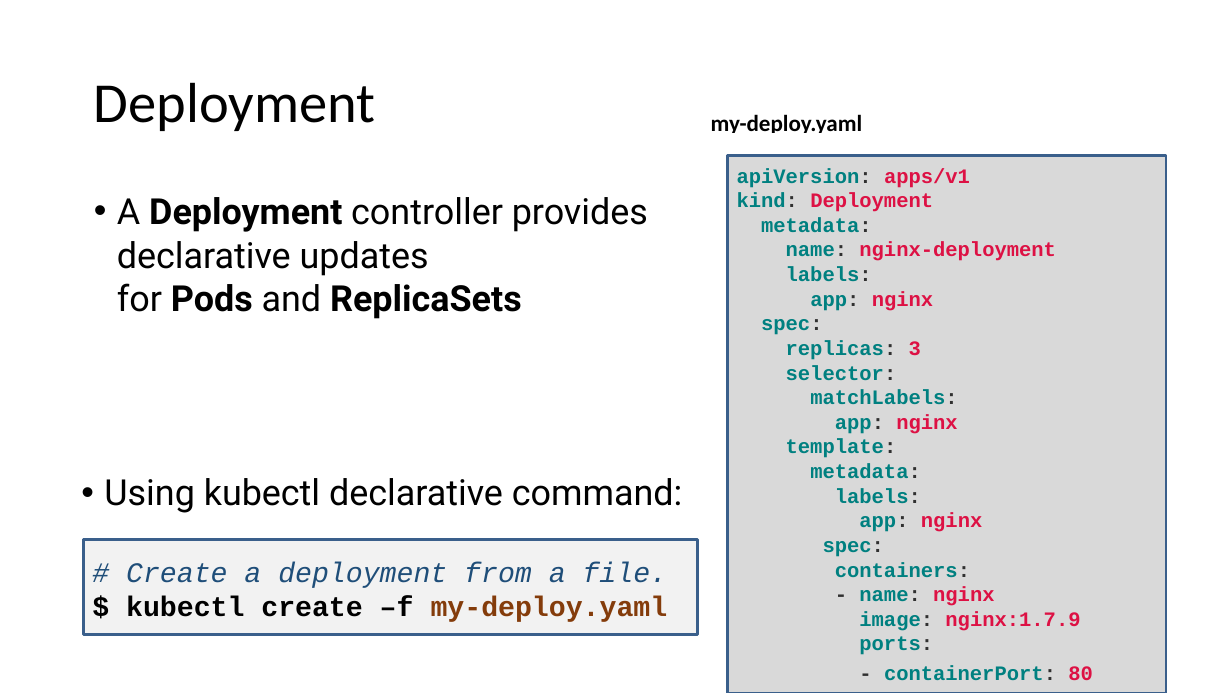
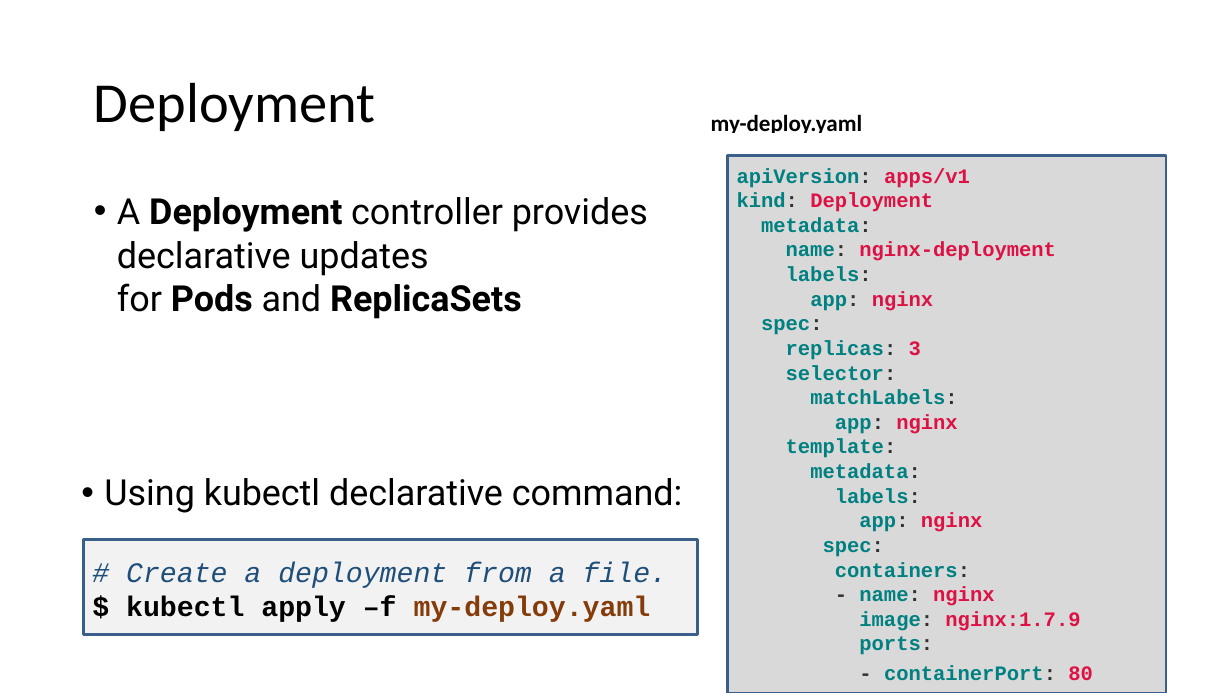
Before and after one commit to eylonmalin/k8s-training, a slide deck: slide 20 of day-2/Using Kubernetes Day 2.pptx (slide 18 before the commit). Drawn at 1232x693 pixels with LibreOffice and Linux fonts; fonts in the diff are those of the drawing. Boxes give left, top, right and bottom in pixels: in the first picture for what was removed or moved away, otherwise in the second. Text is boxed around its words. In the diff, an @@ line names an element or a change of style, - is before the commit and + after.

Commit message:
ppt: using apply instead of create -f

```diff
--- a/day-2/Using Kubernetes Day 2.pptx
+++ b/day-2/Using Kubernetes Day 2.pptx
@@ text in rectangle at bbox=[126, 596, 651, 622]: text changed @@
-$ kubectl create –f my-deploy.yaml
+$ kubectl apply –f my-deploy.yaml
```
Also in this commit, not shown: 2 other slides changed, 2 slides added.
